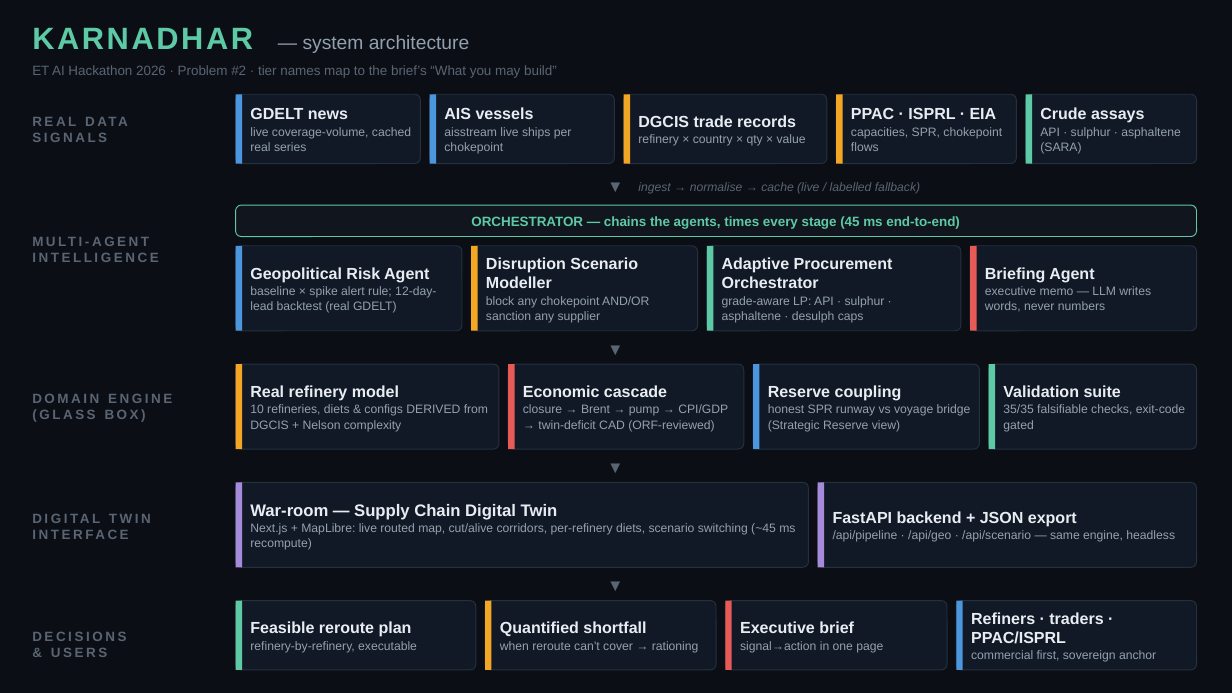
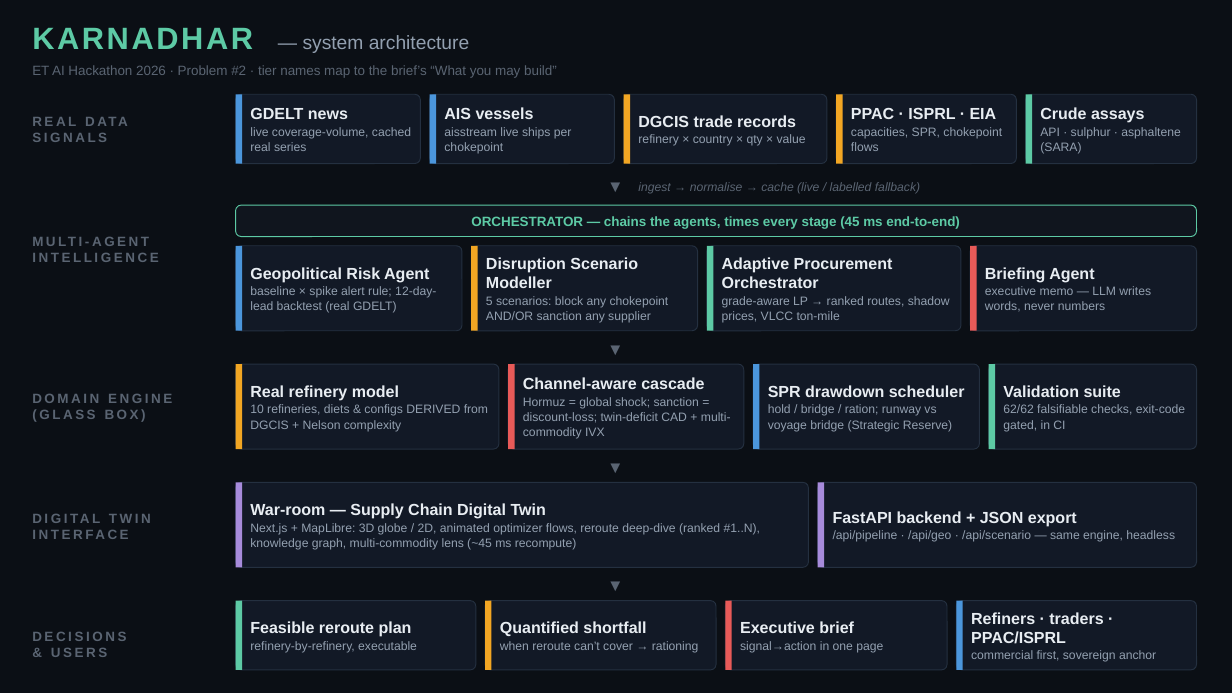
Before and after one commit to PureGenius369/Karnadhar, a slide deck: slide 1 of deliverables/KARNADHAR_Architecture.pptx. Drawn at 1232x693 pixels with LibreOffice and Linux fonts; fonts in the diff are those of the drawing. Boxes give left, top, right and bottom in pixels: in the first picture for what was removed or moved away, otherwise in the second. Text is boxed around its words. In the diff, an @@ line names an element or a change of style, - is before the commit and + after.

```diff
--- a/deliverables/KARNADHAR_Architecture.pptx
+++ b/deliverables/KARNADHAR_Architecture.pptx
@@ text at <box>486,257,669,323</box>: text changed @@
-Disruption Scenario Modeller
-block any chokepoint AND/OR sanction any supplier
+Disruption Scenario Modeller
+5 scenarios: block any chokepoint AND/OR sanction any supplier
@@ text at <box>722,257,950,323</box>: text changed @@
-Adaptive Procurement Orchestrator
-grade-aware LP: API · sulphur · asphaltene · desulph caps
+Adaptive Procurement Orchestrator
+grade-aware LP → ranked routes, shadow prices, VLCC ton-mile
@@ text at <box>523,377,731,439</box>: text changed @@
-Economic cascade
-closure → Brent → pump → CPI/GDP → twin-deficit CAD (ORF-reviewed)
+Channel-aware cascade
+Hormuz = global shock; sanction = discount-loss; twin-deficit CAD + multi-commodity IVX
@@ text at <box>768,385,965,432</box>: text changed @@
-Reserve coupling
-honest SPR runway vs voyage bridge (Strategic Reserve view)
+SPR drawdown scheduler
+hold / bridge / ration; runway vs voyage bridge (Strategic Reserve)
@@ text at <box>1003,385,1185,432</box>: text changed @@
-Validation suite
-35/35 falsifiable checks, exit-code gated
+Validation suite
+62/62 falsifiable checks, exit-code gated, in CI
@@ text at <box>250,503,760,550</box>: text changed @@
-War-room — Supply Chain Digital Twin
-Next.js + MapLibre: live routed map, cut/alive corridors, per-refinery diets, scenario switching (~45 ms recompute)
+War-room — Supply Chain Digital Twin
+Next.js + MapLibre: 3D globe / 2D, animated optimizer flows, reroute deep-dive (ranked #1..N), knowledge graph, multi-commodity lens (~45 ms recompute)
```
Also in this commit, not shown: 14 other files.
